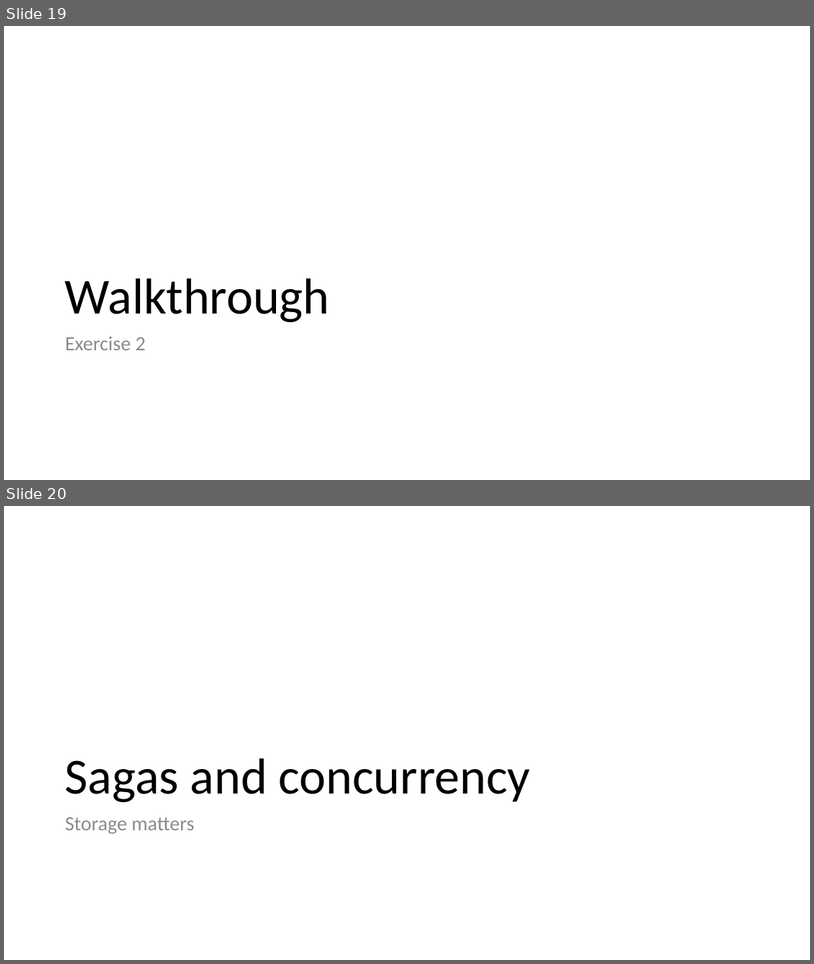
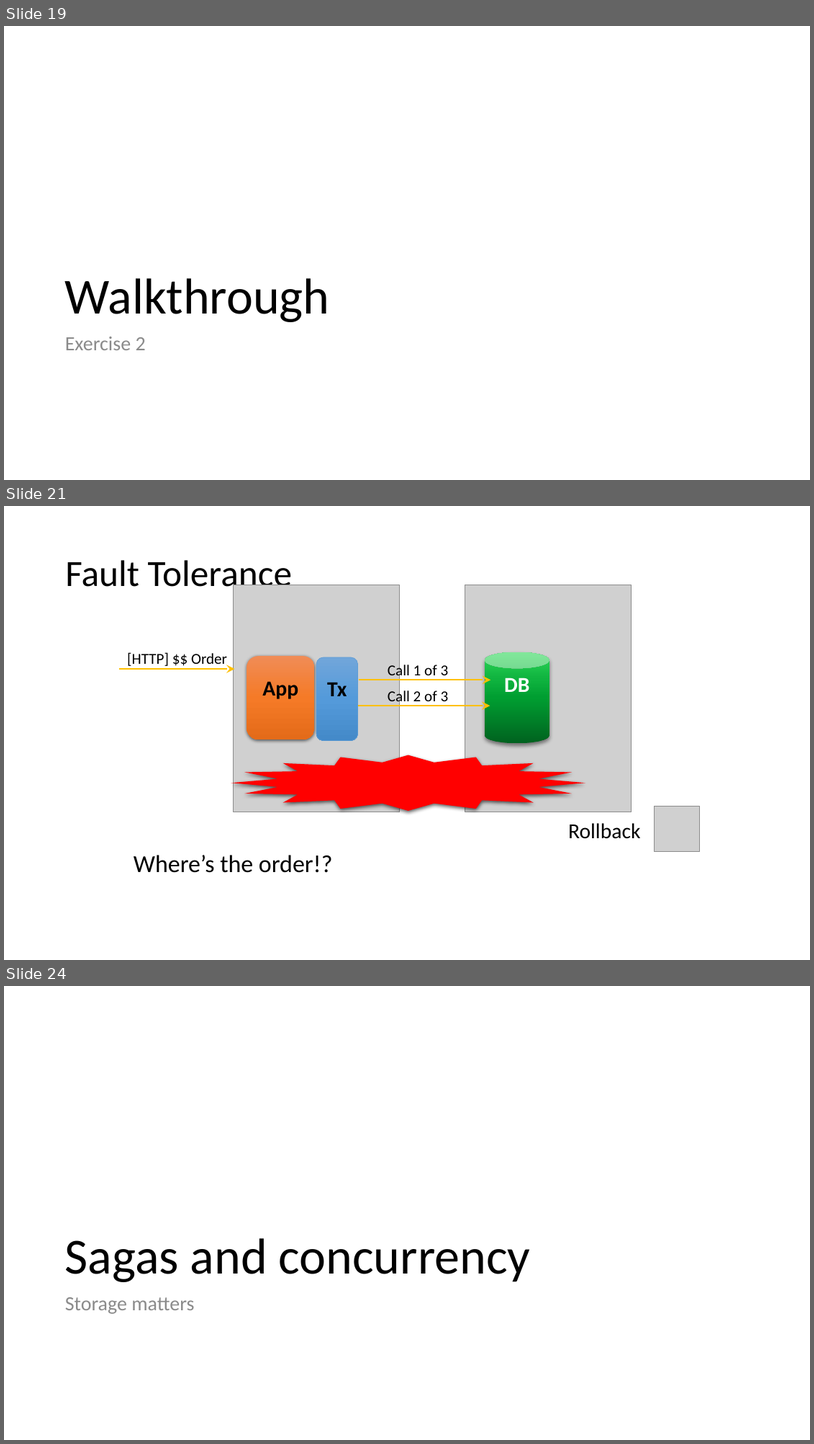
Before and after one commit to Particular/SagaMasterClass, a slide deck: SagaMasterClass.pptx. Shown one above the other, each under a label of ours: slides 19 and 20 before the commit, slides 19, 21 and 24 after it; the slides between them are not shown. The pictures are 814x964 and 814x1444 pixels, drawn with LibreOffice and Linux fonts; fonts in the diff are those of the drawing; grey boxes stand for pictures. Boxes give left, top, right and bottom in pixels: in the first picture for what was removed or moved away, otherwise in the second. Text is boxed around its words. In the diff, an @@ line names an element or a change of style, - is before the commit and + after.

```diff
--- a/SagaMasterClass.pptx
+++ b/SagaMasterClass.pptx
@@ slide 21 added at box(4, 506, 810, 960), background #FFFFFF @@
@@ title added at box(65, 560, 292, 595), 44 pt, text #000000 @@
+Fault Tolerance
@@ picture added at box(234, 585, 399, 812) @@
@@ picture added at box(466, 585, 631, 812) @@
@@ text added at box(127, 652, 227, 669), 18.1 pt, text #000000 @@
+[HTTP] $$ Order
@@ rounded rectangle added at box(247, 656, 315, 739), fill gradient #F18C57 to #F67B28 to #E56C19, 25.4 pt, text #000000, bold @@
+App
@@ cylinder added at box(485, 651, 550, 743), fill gradient #00631F to #00A031 to #10B43F to #2FD758, 25.4 pt, text #FFFFFF, bold @@
+DB
@@ arrow added from (119, 669) to (235, 669), #FFC000 1.5 pt @@
@@ rounded rectangle added at box(316, 657, 358, 741), fill gradient #71A6DB to #559BDB to #448ACA, outline #5B9BD5 0.5 pt, 25.4 pt, text #000000, bold @@
+Tx
@@ text added at box(388, 662, 449, 680), 18.1 pt, text #000000 @@
+Call 1 of 3
@@ arrow added from (358, 680) to (491, 680), #FFC000 1.5 pt @@
@@ text added at box(388, 688, 449, 705), 18.1 pt, text #000000 @@
+Call 2 of 3
@@ arrow added from (358, 705) to (491, 705), #FFC000 1.5 pt @@
@@ star added at box(232, 754, 586, 811), fill #FF0000 @@
@@ picture added at box(655, 806, 700, 852) @@
@@ text added at box(568, 823, 640, 839), 25.4 pt, text #000000 @@
+Rollback
@@ text added at box(134, 854, 333, 872), 29 pt, text #000000 @@
+Where’s the order!?
@@ what was slide 20 is now slide 24 @@
```
Also in this commit, not shown: 7 slides changed, 9 other slides added.
